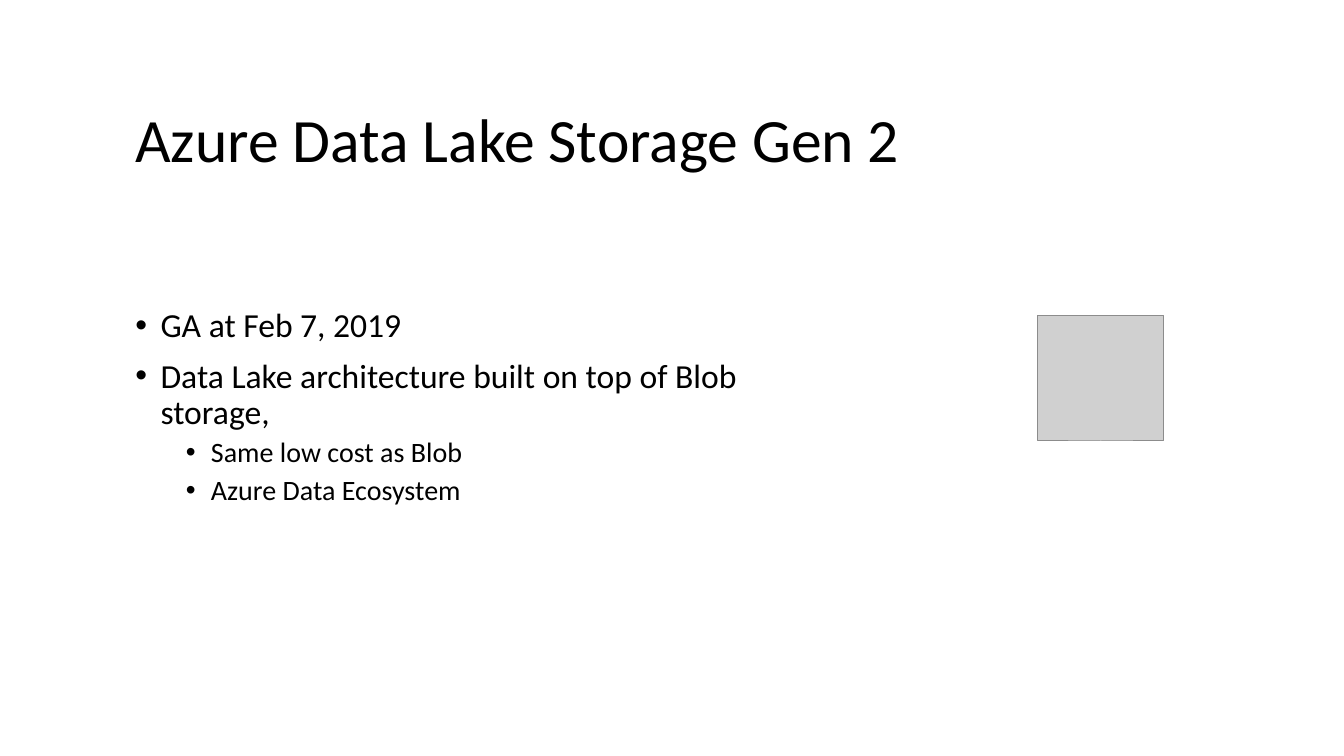
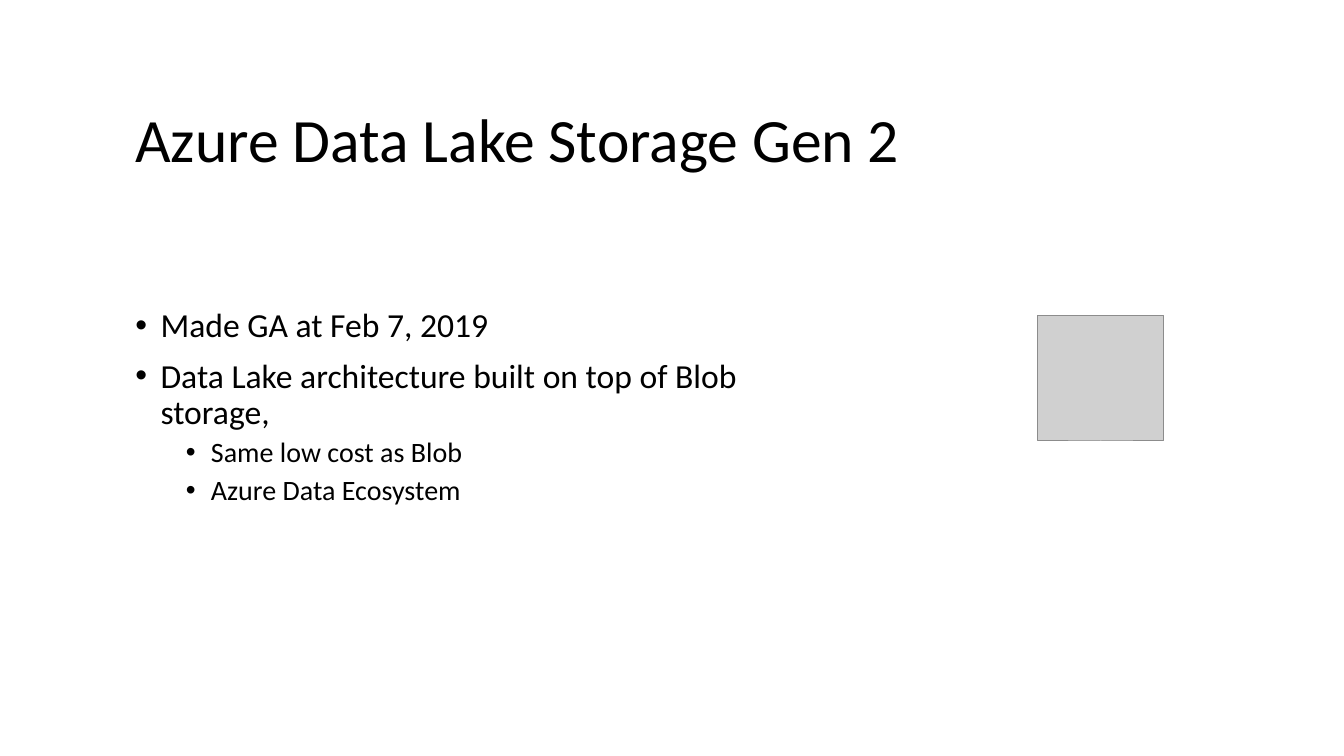
Before and after one commit to dinesarun/azurevidyapeeth, a slide deck: slide 16 of Feb26-AzureDataLake/AzureDataLake+Hadoop3.0.pptx. Drawn at 1344x756 pixels with LibreOffice and Linux fonts; fonts in the diff are those of the drawing; grey boxes stand for pictures. Boxes give left, top, right and bottom in pixels: in the first picture for what was removed or moved away, otherwise in the second. Text is boxed around its words. In the diff, an @@ line names an element or a change of style, - is before the commit and + after.

```diff
--- a/Feb26-AzureDataLake/AzureDataLake+Hadoop3.0.pptx
+++ b/Feb26-AzureDataLake/AzureDataLake+Hadoop3.0.pptx
@@ text at bbox=[161, 313, 488, 341]: text changed @@
-• GA at Feb 7, 2019
+• Made GA at Feb 7, 2019
```
Also in this commit, not shown: 6 other slides changed, 1 slide added, 1 slide removed.
